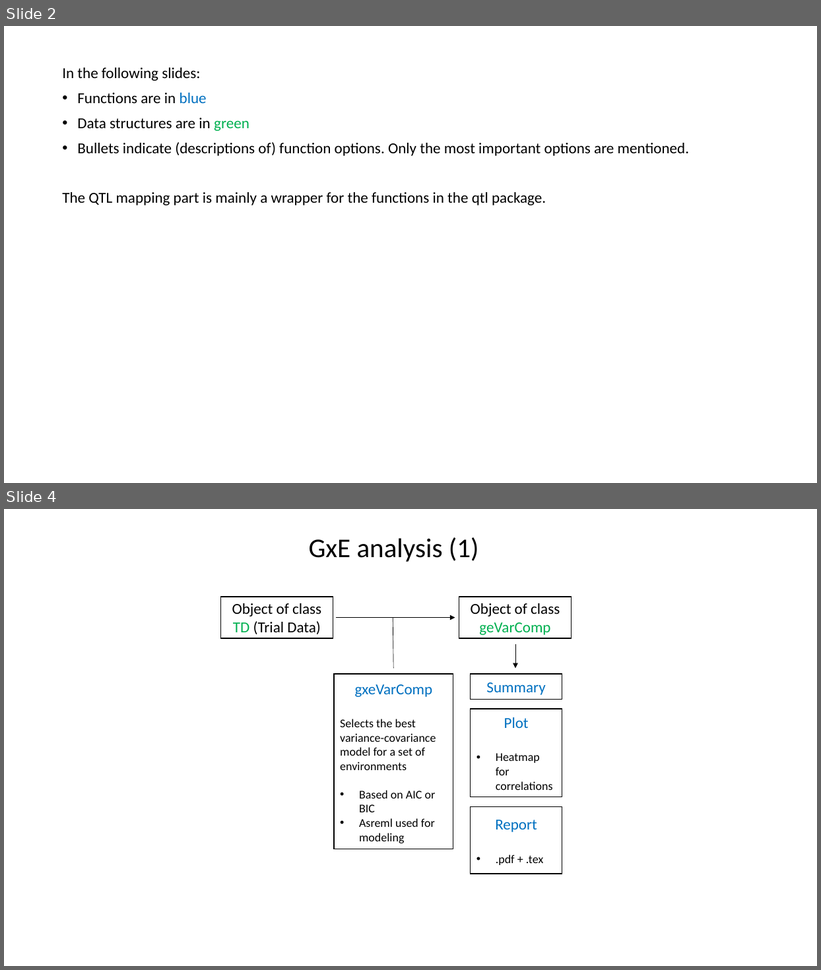
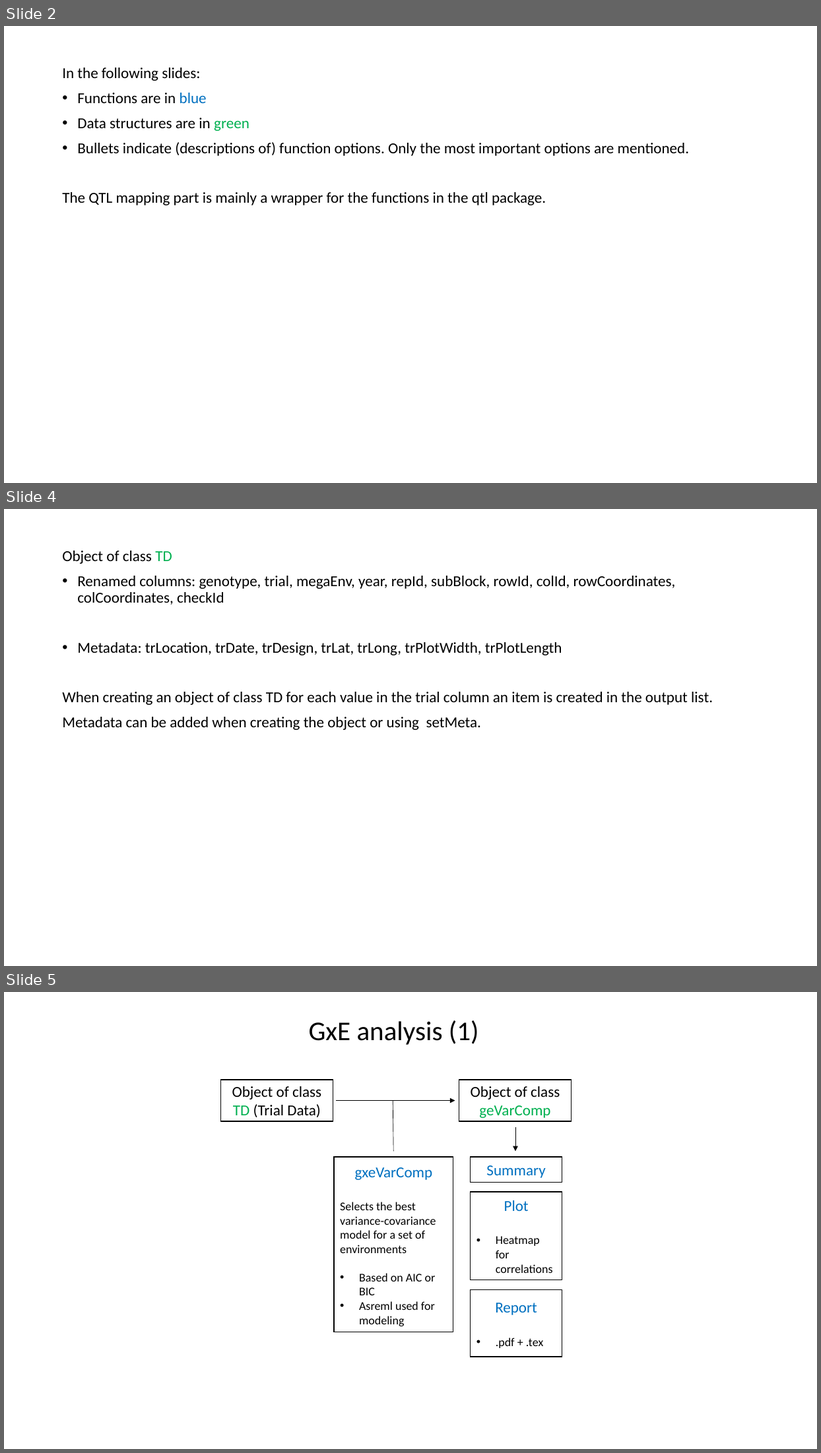
Before and after one commit to Biometris/statgenGxE, a slide deck: vignettes/RAP overview.pptx. Shown one above the other, each under a label of ours: slides 2 and 4 before the commit, slides 2, 4 and 5 after it; the slides between them are not shown. The pictures are 821x970 and 821x1453 pixels, drawn with LibreOffice and Linux fonts; fonts in the diff are those of the drawing. Boxes give left, top, right and bottom in pixels: in the first picture for what was removed or moved away, otherwise in the second. Text is boxed around its words. In the diff, an @@ line names an element or a change of style, - is before the commit and + after.

```diff
--- a/vignettes/RAP overview.pptx
+++ b/vignettes/RAP overview.pptx
@@ slide 4 added at (4, 509, 817, 966), background #FFFFFF @@
@@ text added at (62, 551, 713, 730), 18 pt, text #000000 @@
+Object of class TD
+• Renamed columns: genotype, trial, megaEnv, year, repId, subBlock, rowId, colId, rowCoordinates, colCoordinates, checkId
+• Metadata: trLocation, trDate, trDesign, trLat, trLong, trPlotWidth, trPlotLength
+When creating an object of class TD for each value in the trial column an item is created in the output list.
+Metadata can be added when creating the object or using setMeta.
@@ what was slide 4 is now slide 5 @@
```
Also in this commit, not shown: 5 slides changed.
